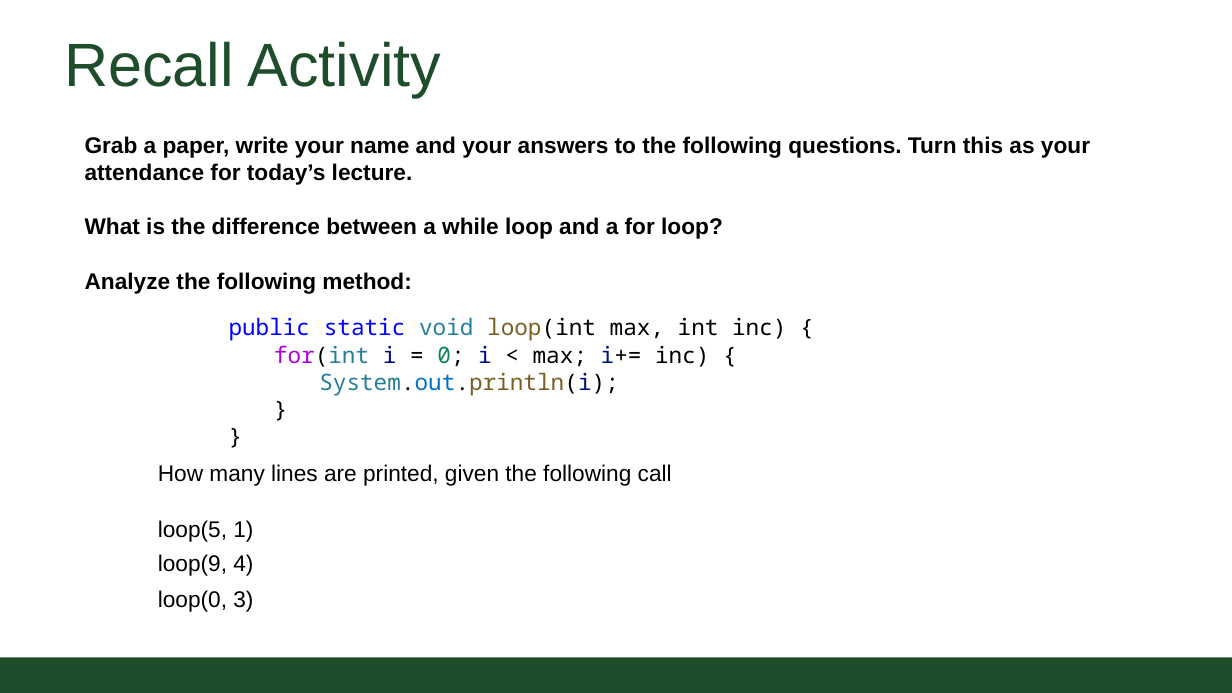
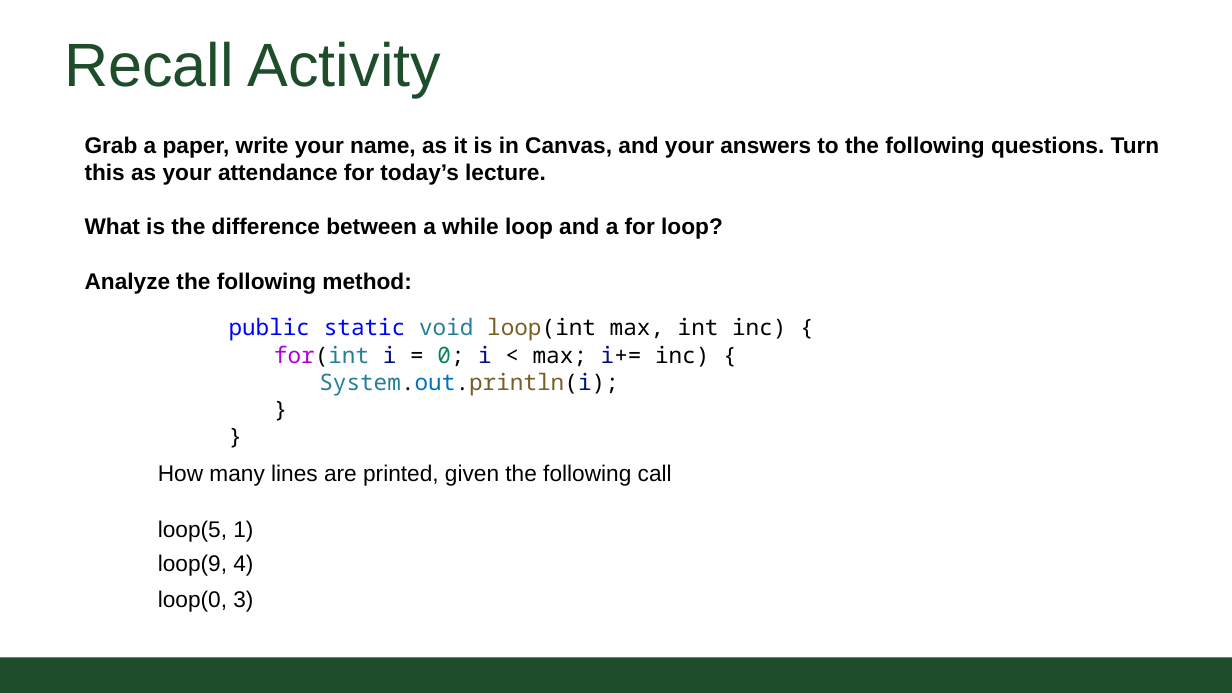
Before and after one commit to CSU-CompSci-CS163-4/Handouts, a slide deck: slide 3 of slides/On-Campus/03_02_Loops.pptx. Drawn at 1232x693 pixels with LibreOffice and Linux fonts; fonts in the diff are those of the drawing; background and template pictures are left out. Boxes give left, top, right and bottom in pixels: in the first picture for what was removed or moved away, otherwise in the second. Text is boxed around its words. In the diff, an @@ line names an element or a change of style, - is before the commit and + after.

```diff
--- a/slides/On-Campus/03_02_Loops.pptx
+++ b/slides/On-Campus/03_02_Loops.pptx
@@ text at (85, 136, 1160, 185): text changed @@
-Grab a paper, write your name and your answers to the following questions. Turn this as your attendance for today’s lecture.
+Grab a paper, write your name, as it is in Canvas, and your answers to the following questions. Turn this as your attendance for today’s lecture.
```
Also in this commit, not shown: 7 other slides changed.
